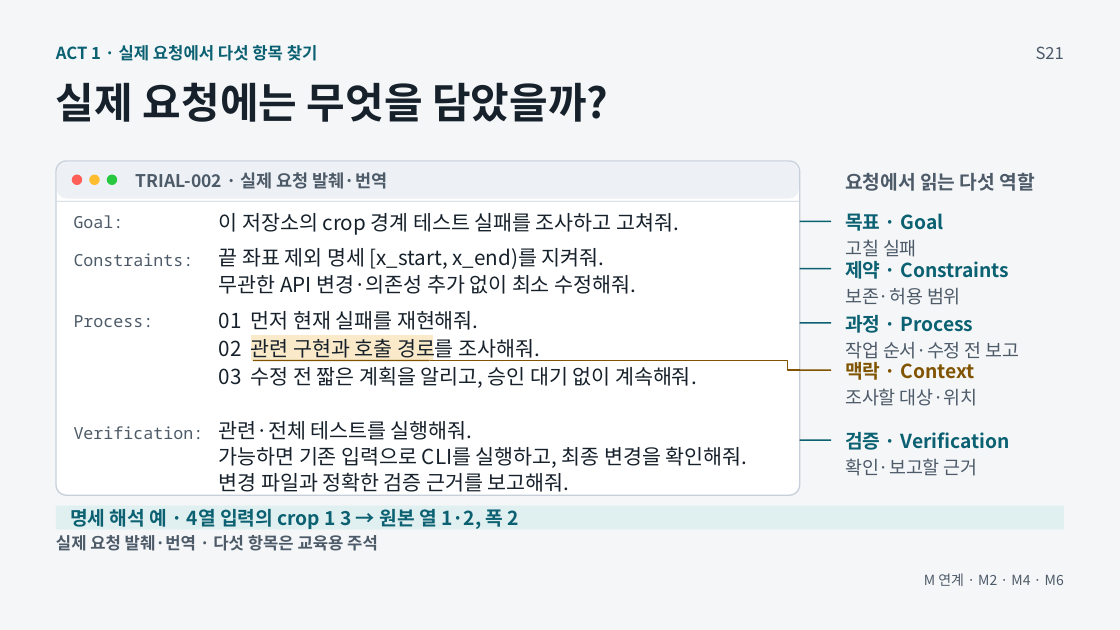
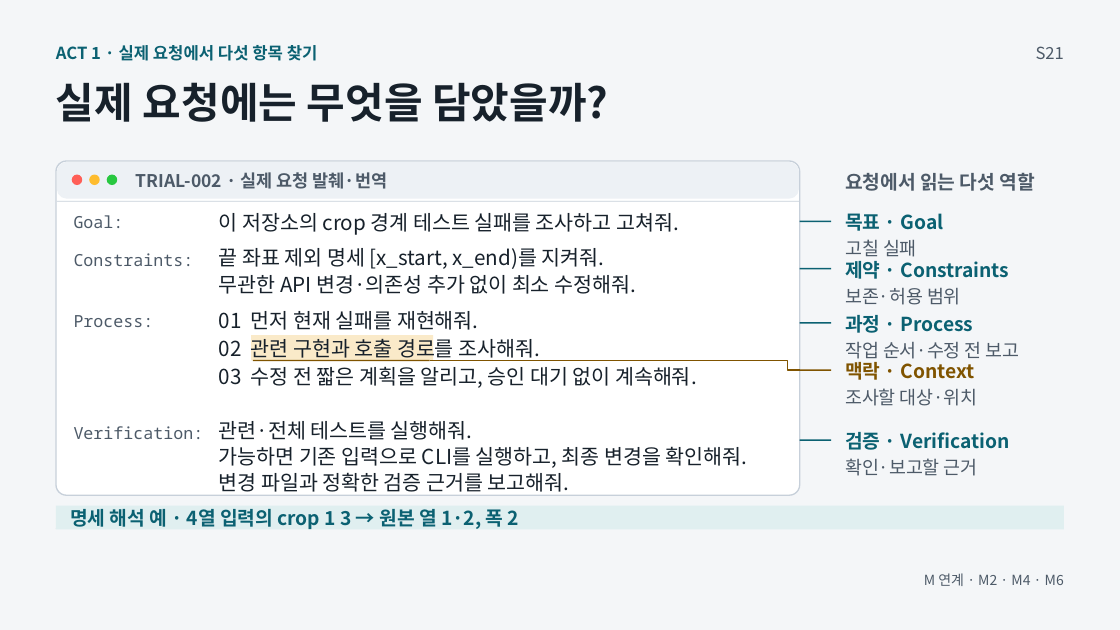
Before and after one commit to GideokKim/ai-dev-training, a slide deck: slide 7 of production/ACT_1.pptx. Drawn at 1120x630 pixels with LibreOffice and Linux fonts; fonts in the diff are those of the drawing. Boxes give left, top, right and bottom in pixels: in the first picture for what was removed or moved away, otherwise in the second. Text is boxed around its words. In the diff, an @@ line names an element or a change of style, - is before the commit and + after.

```diff
--- a/production/ACT_1.pptx
+++ b/production/ACT_1.pptx
@@ text removed at bbox=[56, 535, 378, 551] @@
-실제 요청 발췌·번역 · 다섯 항목은 교육용 주석
```
Also in this commit, not shown: 6 other slides changed, 39 other files.
